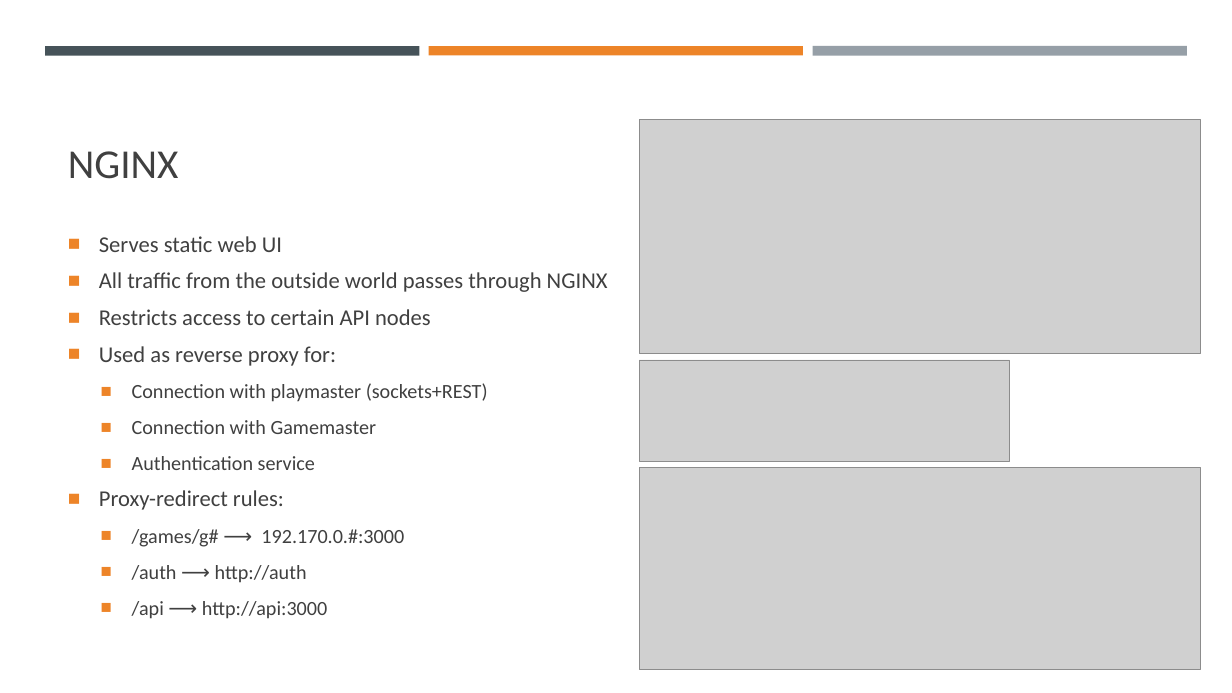
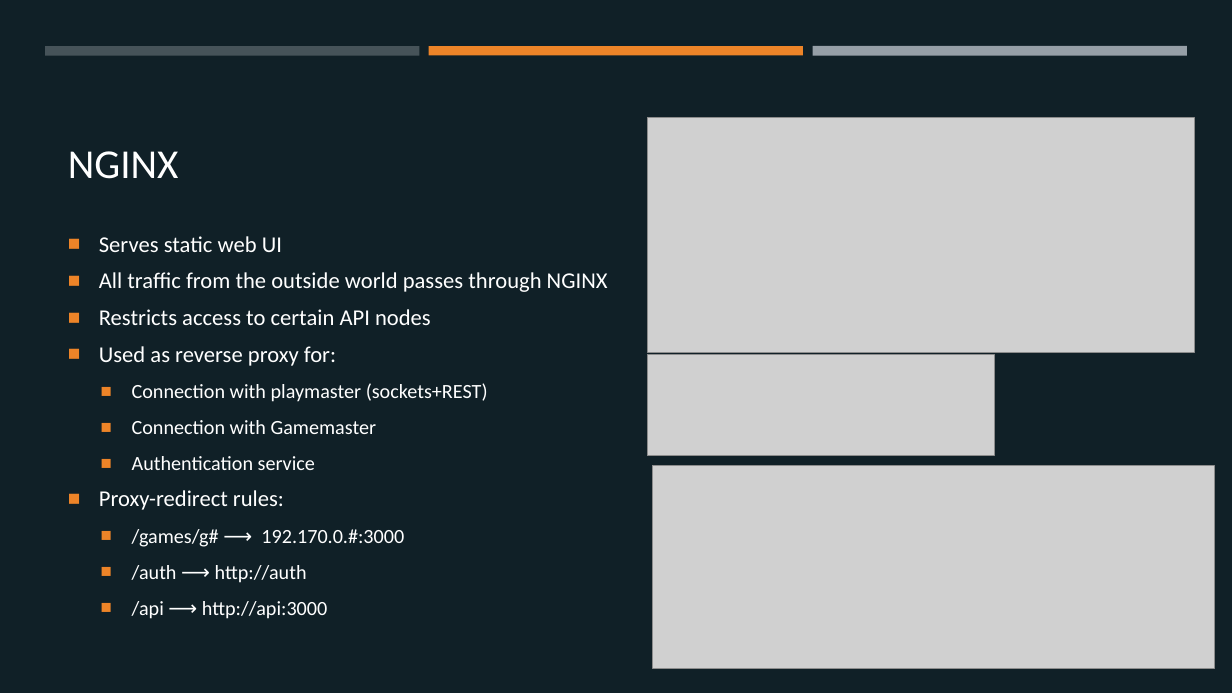
Before and after one commit to margaeor/COMP414-Distributed-Systems, a slide deck: slide 14 of presentation/Distributed.pptx. Drawn at 1232x693 pixels with LibreOffice and Linux fonts; fonts in the diff are those of the drawing; grey boxes stand for pictures. Boxes give left, top, right and bottom in pixels: in the first picture for what was removed or moved away, otherwise in the second. Text is boxed around its words. In the diff, an @@ line names an element or a change of style, - is before the commit and + after.

```diff
--- a/presentation/Distributed.pptx
+++ b/presentation/Distributed.pptx
@@ background #FFFFFF to #102027 @@
@@ title "NGINX" at (68, 151, 179, 179): text colour #404040 to #FFFFFF @@
@@ picture: place and size @@
-picture at (640, 119, 1201, 354)
+picture at (648, 117, 1195, 352)
@@ text "Serves static web UI" at (99, 236, 608, 619): text colour #404040 to #FFFFFF @@
@@ picture: place and size @@
-picture at (640, 360, 1010, 462)
+picture at (648, 355, 994, 457)
@@ picture: place and size @@
-picture at (640, 468, 1201, 670)
+picture at (653, 466, 1214, 668)
```
